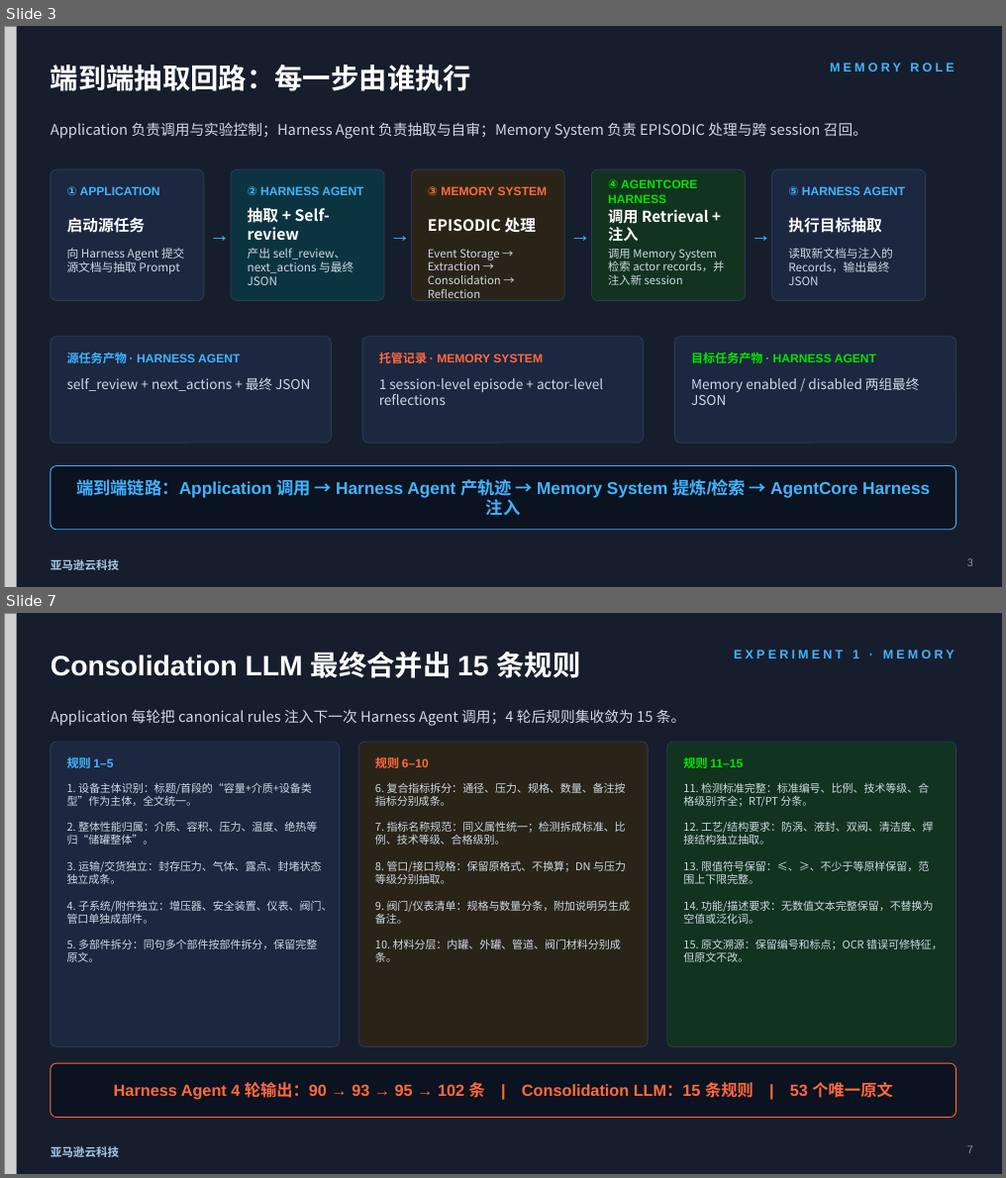
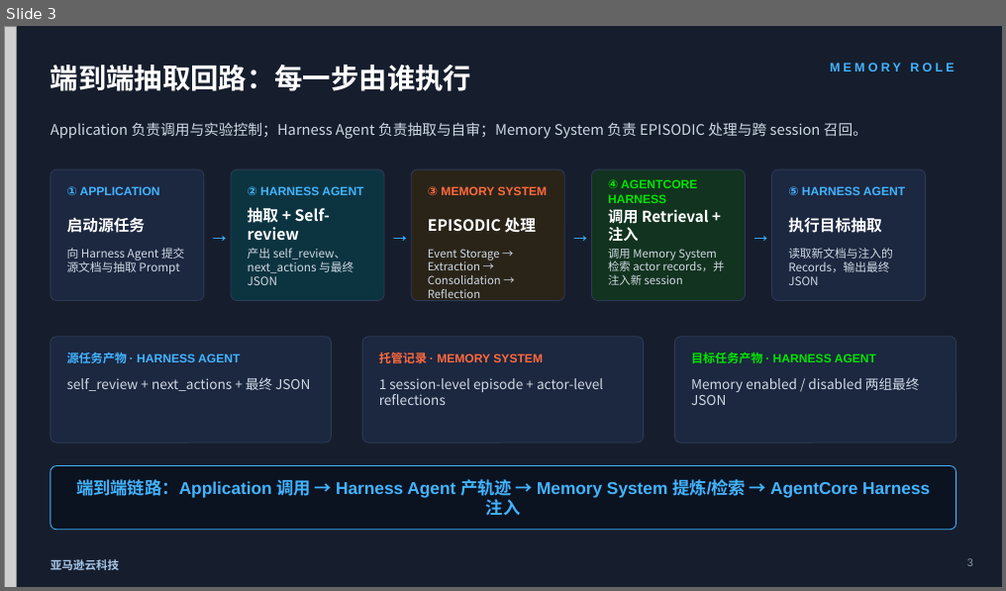
Before and after one commit to dashjim/agentcore-memory-loop, a slide deck: docs/记忆能让Agent越跑越好吗-V3.pptx. Shown one above the other, each under a label of ours: slides 3 and 7 before the commit, slide 3 after it; the slides between them are not shown. The pictures are 1006x1178 and 1006x591 pixels, drawn with LibreOffice and Linux fonts; fonts in the diff are those of the drawing; grey boxes stand for pictures. Boxes give left, top, right and bottom in pixels: in the first picture for what was removed or moved away, otherwise in the second. Text is boxed around its words. In the diff, an @@ line names an element or a change of style, - is before the commit and + after.

Commit message:
docs: remove abstract reflection experiment from V3 deck

```diff
--- a/docs/记忆能让Agent越跑越好吗-V3.pptx
+++ b/docs/记忆能让Agent越跑越好吗-V3.pptx
@@ slide 7 removed at bbox=[4, 613, 1002, 1174], background #161E2D @@
@@ picture removed at bbox=[4, 613, 16, 1174] @@
@@ text removed at bbox=[51, 652, 580, 678] @@
-Consolidation LLM 最终合并出 15 条规则
@@ text removed at bbox=[734, 650, 954, 659] @@
-EXPERIMENT 1 · MEMORY
@@ text removed at bbox=[51, 709, 685, 726] @@
-Application 每轮把 canonical rules 注入下一次 Harness Agent 调用；4 轮后规则集收敛为 15 条。
@@ rounded rectangle removed at bbox=[51, 742, 340, 1048] @@
@@ text removed at bbox=[67, 756, 113, 771] @@
-规则 1–5
@@ rounded rectangle removed at bbox=[358, 742, 648, 1048] @@
@@ text removed at bbox=[375, 756, 429, 771] @@
-规则 6–10
@@ rounded rectangle removed at bbox=[667, 742, 956, 1048] @@
@@ text removed at bbox=[683, 756, 743, 771] @@
-规则 11–15
@@ text removed at bbox=[67, 783, 332, 962] @@
-1. 设备主体识别：标题/首段的“容量+介质+设备类型”作为主体，全文统一。
-2. 整体性能归属：介质、容积、压力、温度、绝热等归“储罐整体”。
-3. 运输/交货独立：封存压力、气体、露点、封堵状态独立成条。
-4. 子系统/附件独立：增压器、安全装置、仪表、阀门、管口单独成部件。
-5. 多部件拆分：同句多个部件按部件拆分，保留完整原文。
@@ text removed at bbox=[375, 782, 630, 962] @@
-6. 复合指标拆分：通径、压力、规格、数量、备注按指标分别成条。
-7. 指标名称规范：同义属性统一；检测拆成标准、比例、技术等级、合格级别。
-8. 管口/接口规格：保留原格式、不换算；DN 与压力等级分别抽取。
-9. 阀门/仪表清单：规格与数量分条，附加说明另生成备注。
-10. 材料分层：内罐、外罐、管道、阀门材料分别成条。
@@ text removed at bbox=[683, 783, 943, 962] @@
-11. 检测标准完整：标准编号、比例、技术等级、合格级别齐全；RT/PT 分条。
-12. 工艺/结构要求：防涡、液封、双阀、清洁度、焊接结构独立抽取。
-13. 限值符号保留：≤、≥、不少于等原样保留，范围上下限完整。
-14. 功能/描述要求：无数值文本完整保留，不替换为空值或泛化词。
-15. 原文溯源：保留编号和标点；OCR 错误可修特征，但原文不改。
@@ rounded rectangle removed at bbox=[51, 1063, 956, 1118] @@
@@ text removed at bbox=[114, 1082, 892, 1100] @@
-Harness Agent 4 轮输出：90 → 93 → 95 → 102 条 | Consolidation LLM：15 条规则 | 53 个唯一原文
@@ text removed at bbox=[51, 1147, 119, 1157] @@
-亚马逊云科技
@@ text removed at bbox=[967, 1146, 973, 1154] @@
-7
```
Also in this commit, not shown: 10 slides changed, 3 other slides removed, 2 other files.
